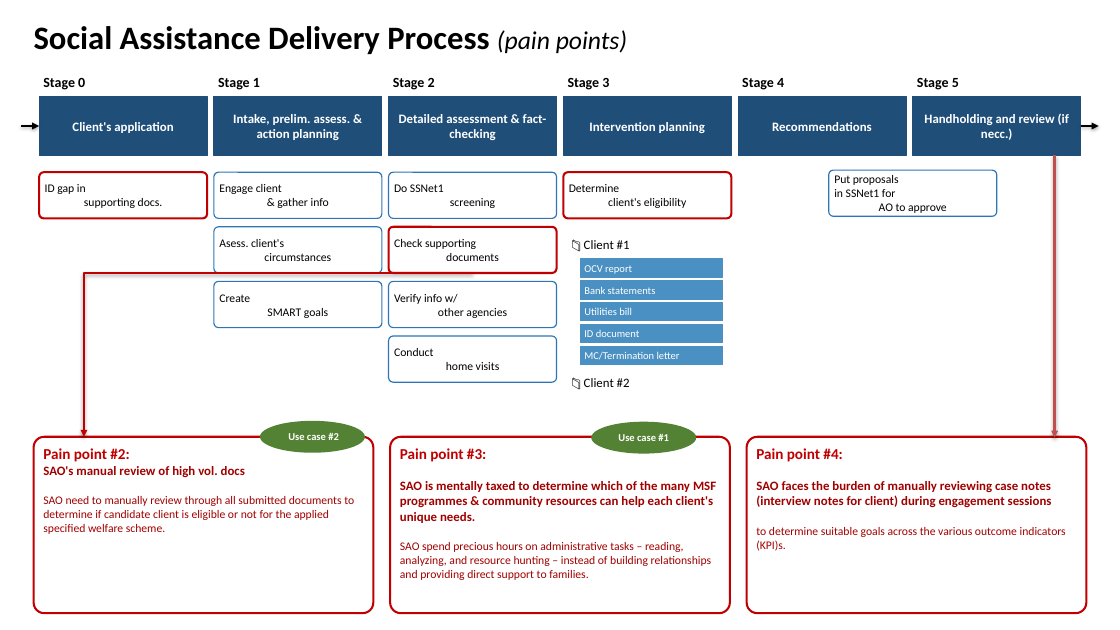
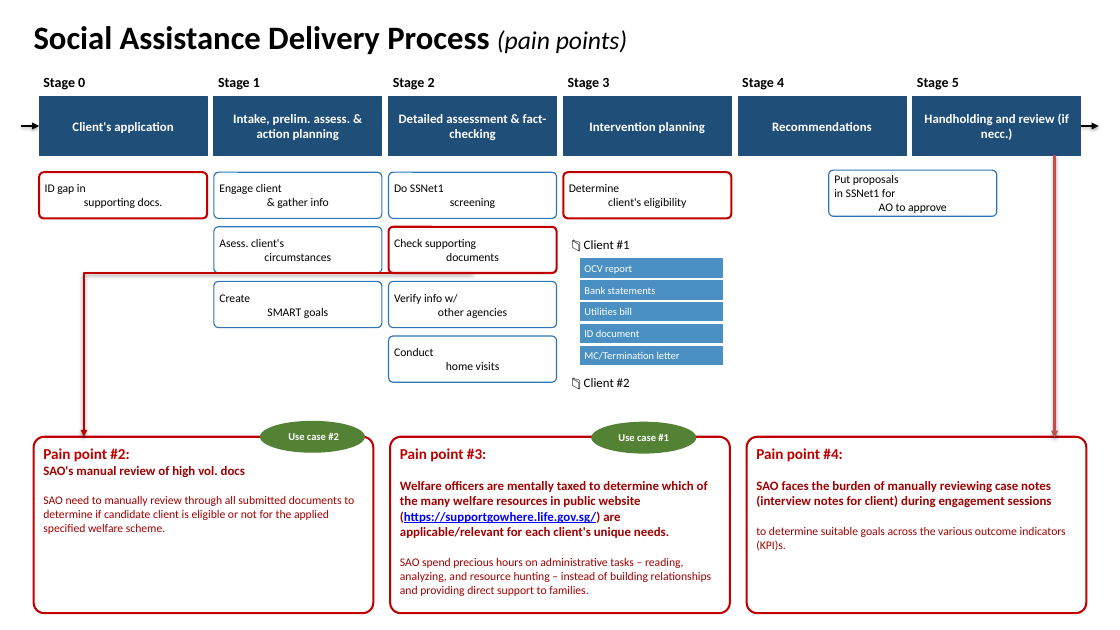
Before and after one commit to LCK030305/aibc-project, a slide deck: slide 2 of AI Champions Bootcamp! Capstone project_1 of 2_Lim Chee Kuen (Danny)_1998459F_May 2026.pptx. Drawn at 1120x630 pixels with LibreOffice and Linux fonts; fonts in the diff are those of the drawing. Boxes give left, top, right and bottom in pixels: in the first picture for what was removed or moved away, otherwise in the second. Text is boxed around its words. In the diff, an @@ line names an element or a change of style, - is before the commit and + after.

```diff
--- a/AI Champions Bootcamp! Capstone project_1 of 2_Lim Chee Kuen (Danny)_1998459F_May 2026.pptx
+++ b/AI Champions Bootcamp! Capstone project_1 of 2_Lim Chee Kuen (Danny)_1998459F_May 2026.pptx
@@ text in rounded rectangle at (400,481,708,538): text changed @@
-SAO is mentally taxed to determine which of the many MSF programmes & community resources can help each client's unique needs.
+Welfare officers are mentally taxed to determine which of the many welfare resources in public website (https://supportgowhere.life.gov.sg/) are applicable/relevant for each client's unique needs.
```
Also in this commit, not shown: 1 other slide changed, 1 slide added, 28 other files.
